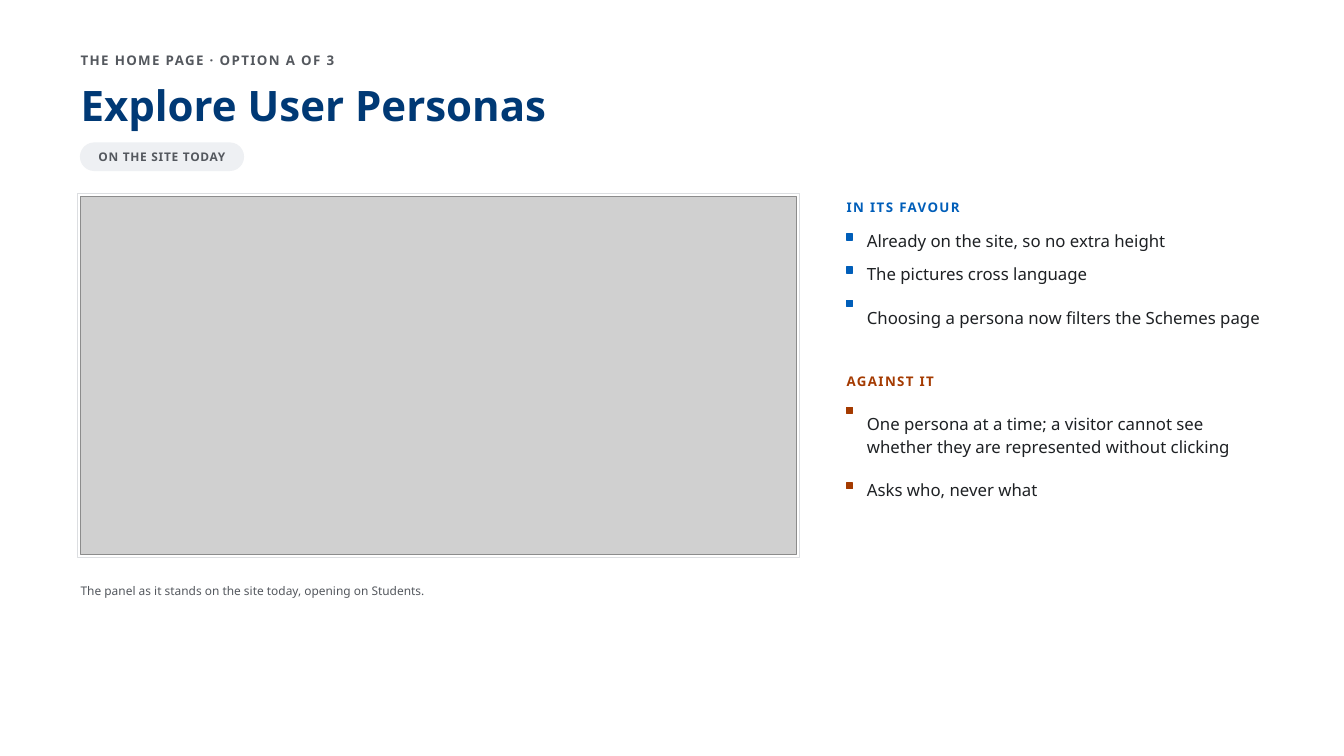
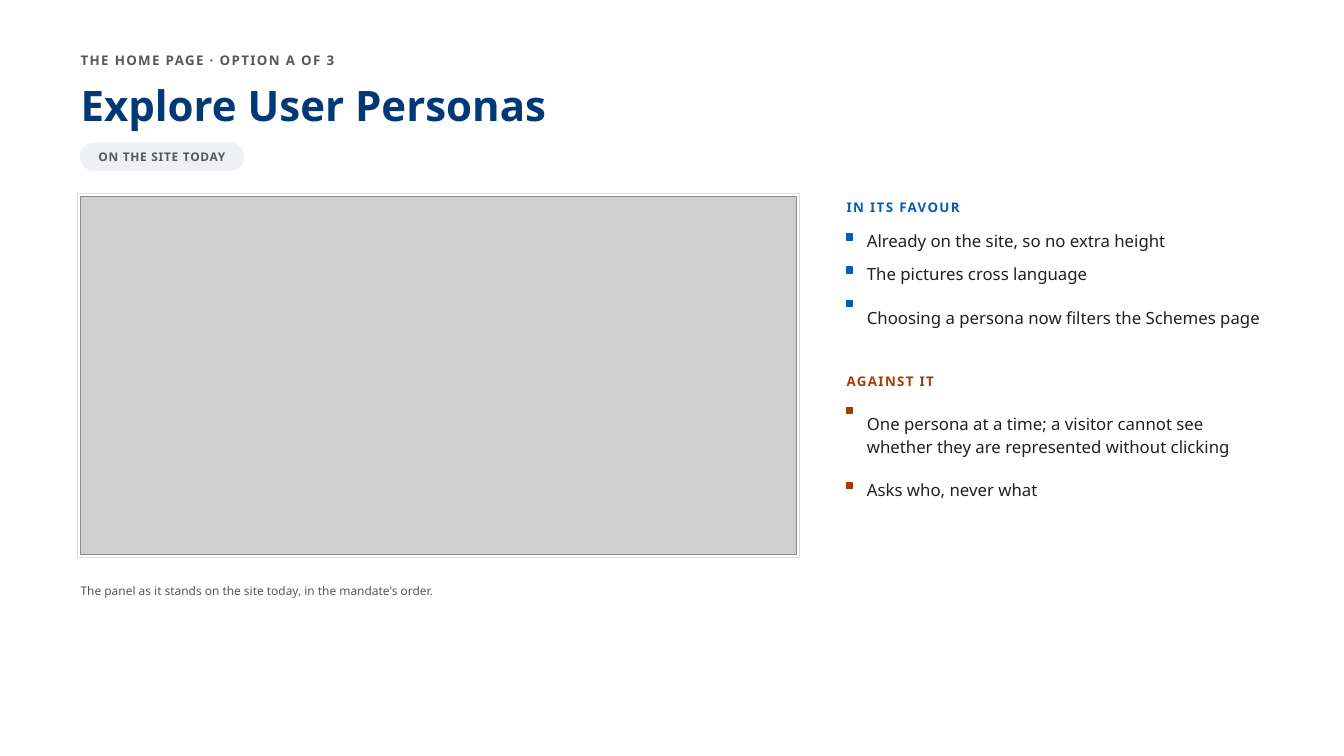
Before and after one commit to AkashShivanand/mosje, a slide deck: slide 4 of docs/plans/MoSJE-Service-Discovery-Options.pptx. Drawn at 1344x756 pixels with LibreOffice and Linux fonts; fonts in the diff are those of the drawing; grey boxes stand for pictures. Boxes give left, top, right and bottom in pixels: in the first picture for what was removed or moved away, otherwise in the second. Text is boxed around its words. In the diff, an @@ line names an element or a change of style, - is before the commit and + after.

```diff
--- a/docs/plans/MoSJE-Service-Discovery-Options.pptx
+++ b/docs/plans/MoSJE-Service-Discovery-Options.pptx
@@ text at (81,586,433,598): text changed @@
-The panel as it stands on the site today, opening on Students.
+The panel as it stands on the site today, in the mandate's order.
```
Also in this commit, not shown: 2 other slides changed, 39 other files.
